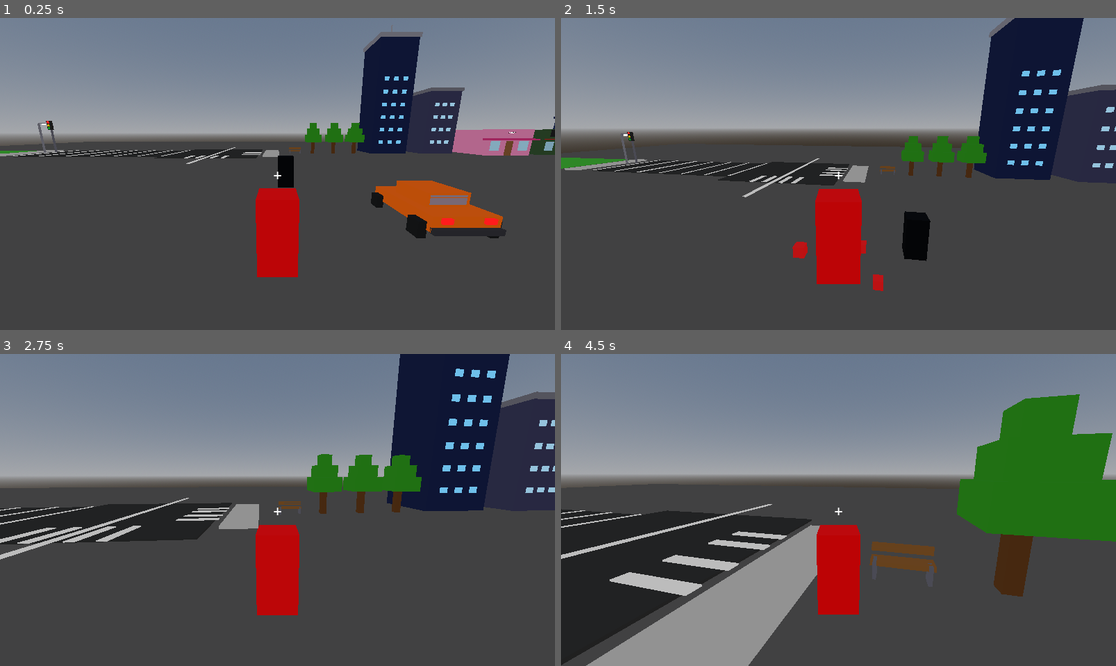
Above: before the commit, frames 1-4 (two rows, left to right).
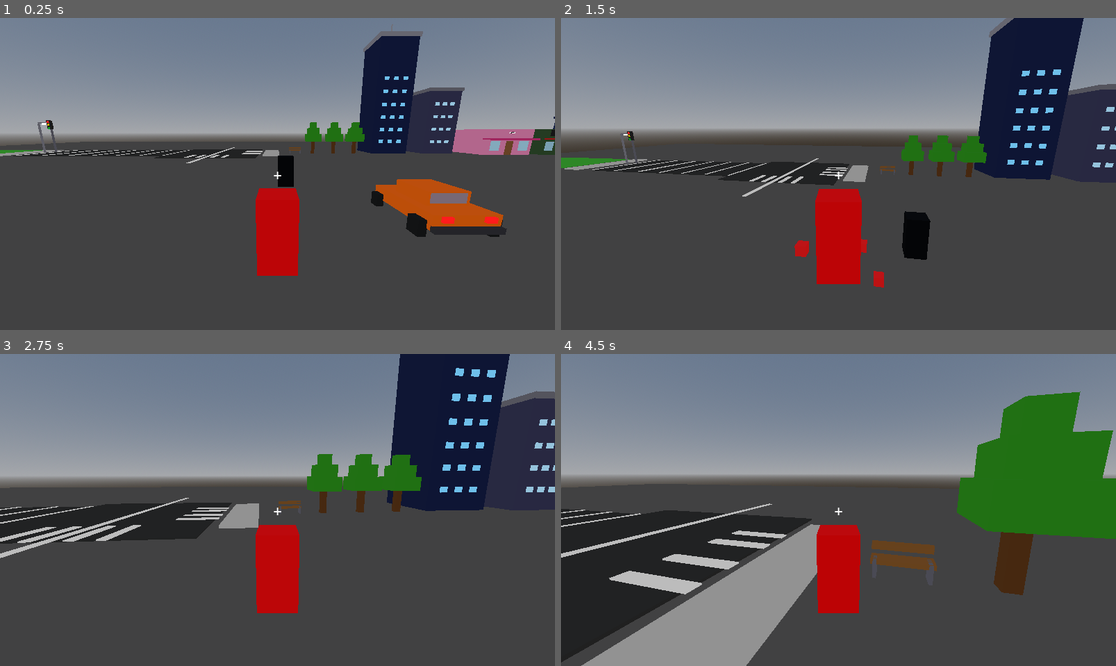
Above: after the commit, the same moments.

Repository: brian-grafals/BloxyGTA
Game: Godot game, scene res://scenes/main.tscn
The game is run twice, just before and just after one commit, with the same random seed, the same clock (stepped at 60 frames per second) and the same inputs.
Inputs (mouse positions are in pixels of both pictures, inside the frame that each line leads up to):
- Up to frame 1 (0.25 s): no input
- Up to frame 2 (1.5 s): move the mouse to (866, 174) at 0.52 s; hold Right mouse button (aim) 0.53-1.28 s; hold W (move_forward) from 0.53 s (still down); click (866, 174) at 0.67 s; tap Space (jump) at 0.77 s; move the mouse to (810, 174) at 1.27 s; tap E (interact) at 1.35 s
- Up to frame 3 (2.75 s): keep holding W (move_forward); tap Space (jump) at 1.52 s; move the mouse to (288, 503) at 2.02 s; hold Shift (sprint) from 2.03 s (still down)
- Up to frame 4 (4.5 s): keep holding W (move_forward); move the mouse to (832, 516) at 2.77 s; release Shift (sprint) at 2.78 s; right-click (832, 516) at 2.85 s; click (832, 516) at 2.92 s; tap Space (jump) at 3.02, 3.77 s; move the mouse to (877, 513) at 3.52 s; hold E (interact) 3.53-4.28 s; move the mouse to (794, 506) at 4.27 s; tap Shift (sprint) at 4.35 s

The runs differ from the first frame. In frame 1, 1.0% of the frame differs, in the area x 0-100%, y 4-84%; in frame 2, 0.7%; in frame 3, 1.2%; in frame 4, 2.0%, in the area x 0-100%, y 12-100%.

Commit message:
Switch player, dummy, car colliders to CapsuleShape3D
Capsule colliders slide over road/sidewalk edges instead of catching.
Car capsule is rotated -90° on X so it lies along the car's Z axis.

Co-Authored-By: Claude Sonnet 4.6 <noreply@anthropic.com>

Diff:
--- a/scenes/car.tscn
+++ b/scenes/car.tscn
@@ -2,8 +2,9 @@
 
 [ext_resource type="Script" path="res://scripts/car.gd" id="1"]
 
-[sub_resource type="BoxShape3D" id="col"]
-size = Vector3(2.2, 1.1, 4.0)
+[sub_resource type="CapsuleShape3D" id="col"]
+radius = 0.55
+height = 3.8
 
 [sub_resource type="BoxMesh" id="mesh_body"]
 size = Vector3(2.2, 0.55, 3.8)
@@ -58,6 +59,7 @@
 script = ExtResource("1")
 
 [node name="CollisionShape3D" type="CollisionShape3D" parent="."]
+transform = Transform3D(1, 0, 0, 0, 0, 1, 0, -1, 0, 0, 0, 0)
 shape = SubResource("col")
 
 [node name="Body" type="MeshInstance3D" parent="."]
--- a/scenes/dummy.tscn
+++ b/scenes/dummy.tscn
@@ -2,8 +2,9 @@
 
 [ext_resource type="Script" path="res://scripts/dummy.gd" id="1"]
 
-[sub_resource type="BoxShape3D" id="BoxShape3D_1"]
-size = Vector3(1, 2, 1)
+[sub_resource type="CapsuleShape3D" id="BoxShape3D_1"]
+radius = 0.4
+height = 1.9
 
 [sub_resource type="BoxMesh" id="BoxMesh_1"]
 size = Vector3(1, 2, 1)
--- a/scenes/player.tscn
+++ b/scenes/player.tscn
@@ -2,8 +2,9 @@
 
 [ext_resource type="Script" path="res://scripts/player.gd" id="1"]
 
-[sub_resource type="BoxShape3D" id="BoxShape3D_1"]
-size = Vector3(1, 2, 1)
+[sub_resource type="CapsuleShape3D" id="BoxShape3D_1"]
+radius = 0.4
+height = 1.9
 
 [sub_resource type="BoxMesh" id="BoxMesh_1"]
 size = Vector3(1, 2, 1)
